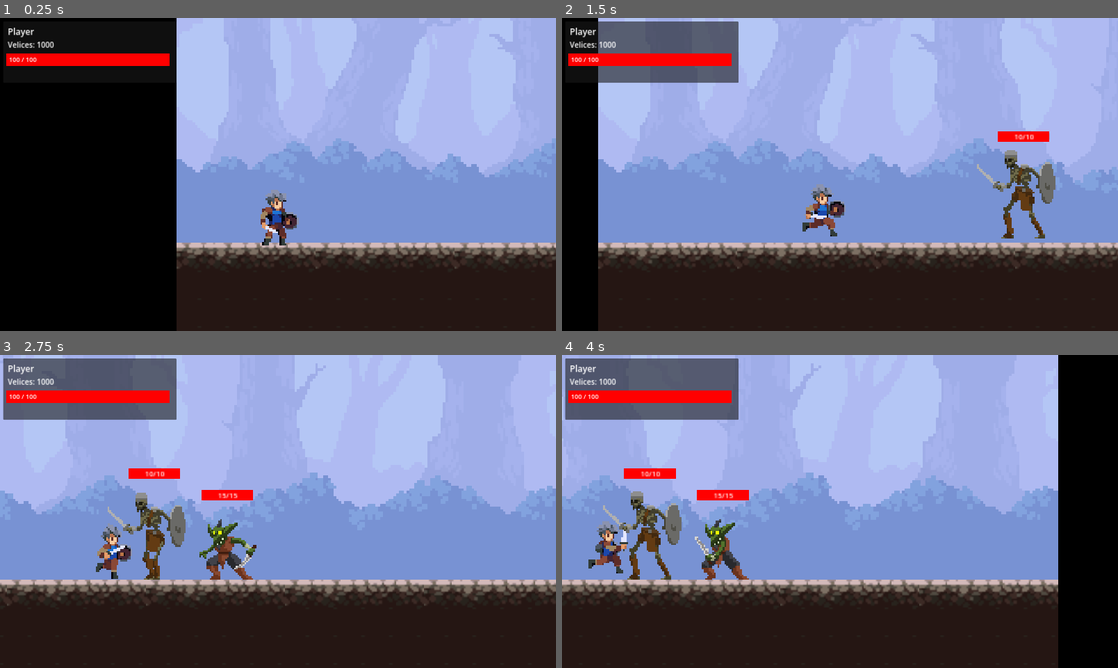
Above: before the commit, frames 1-4 (two rows, left to right).
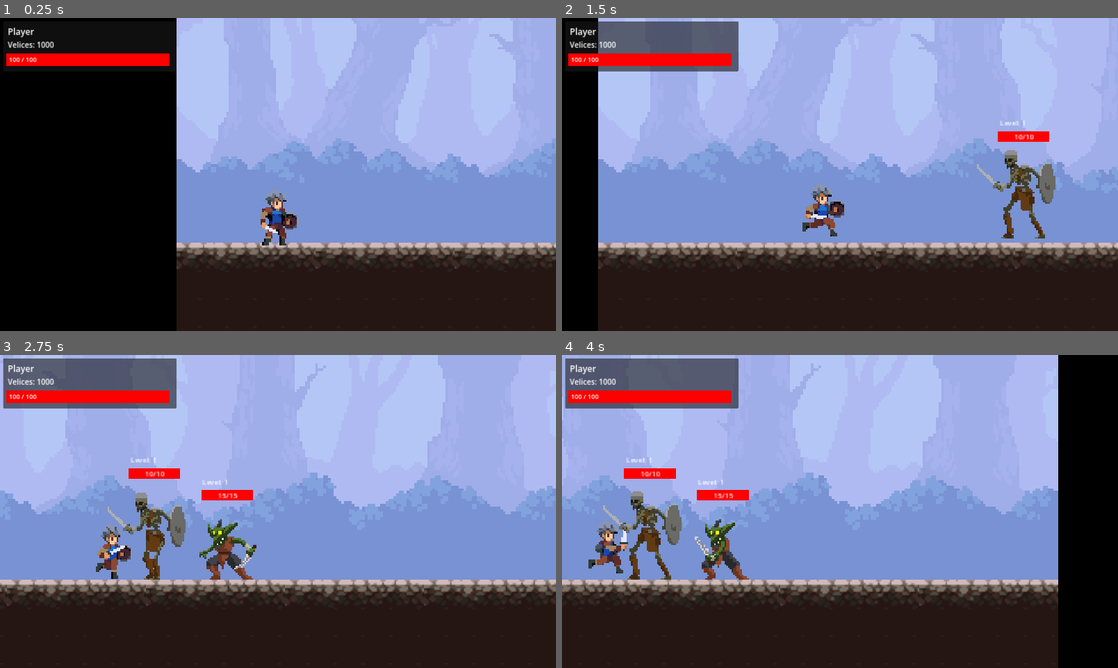
Above: after the commit, the same moments.

Repository: StephenDavid13/Project-T
Game: Godot game, scene res://scenes/main_scenes/level_dungeon.tscn
Two runs of this game, one before a commit and one after it. Both use one fixed random seed, a clock stepped at 60 frames per second and the inputs below. This scene is started directly instead of the project's main scene.
Inputs:
- Up to frame 1 (0.25 s): no input
- Up to frame 2 (1.5 s): hold Right (right) from 0.53 s (still down); tap F (action_use) at 0.6 s; tap G (action_alt) at 1.35 s
- Up to frame 3 (2.75 s): tap F (action_use) at 1.55, 2.1 s; release Right (right) at 2.03 s; hold A (left) from 2.03 s (still down)
- Up to frame 4 (4 s): release A (left) at 2.78 s; hold Right (right) from 2.78 s (still down); tap F (action_use) at 2.85, 3.8 s; tap G (action_alt) at 3.6 s

The runs differ from the first frame. In frame 2, 0.9% of the frame differs, in the area x 6-84%, y 16-35%; in frame 3, 1.2%, in the area x 0-41%, y 16-42%; in frame 4, 1.2%.

Commit message:
Added levels for mobs

Diff:
--- a/scenes/main_scenes/PlayerHUD.gd
+++ b/scenes/main_scenes/PlayerHUD.gd
@@ -4,14 +4,14 @@
 @onready var health_label = $Panel/HealthProgressBar/HealthLabel
 @onready var player_name = $Panel/Name
 @onready var player_exp = $Panel/Velices
-@onready var tower_level = $Panel/TowerLevel
+@onready var tower_level = $Panel2/TowerLevel
 
 func _ready():
 	if GameState.on_tower:
 		tower_level.text = "Tower level: %d" % [GameState.tower_level]
-		tower_level.show()
+		$Panel2.show()
 	else:
-		tower_level.hide()
+		$Panel2.hide()
 
 func update_health(current_health: int, max_health: int):
 	health_bar.max_value = max_health
--- a/scenes/subscenes/enemies/enemy_goblin.tscn
+++ b/scenes/subscenes/enemies/enemy_goblin.tscn
@@ -135,3 +135,10 @@
 offset_top = -91.0
 offset_right = 69.0
 offset_bottom = -51.0
+
+[node name="lvlLabel" type="Label" parent="."]
+offset_left = -57.0
+offset_top = -122.0
+offset_right = 30.0
+offset_bottom = -99.0
+text = "Level:"
--- a/scenes/subscenes/enemies/enemy_skeleton.tscn
+++ b/scenes/subscenes/enemies/enemy_skeleton.tscn
@@ -137,4 +137,11 @@
 offset_right = 56.0
 offset_bottom = -101.0
 
+[node name="lvlLabel" type="Label" parent="."]
+offset_left = -67.0
+offset_top = -173.0
+offset_right = 20.0
+offset_bottom = -150.0
+text = "Level:"
+
 [connection signal="child_exiting_tree" from="." to="." method="_on_child_exiting_tree"]
--- a/scenes/subscenes/main_character/main_character.gd
+++ b/scenes/subscenes/main_character/main_character.gd
@@ -55,7 +55,7 @@
 	else:
 		log_message("%s attacked with %d" % [statsheet.NAME, damage])
 
-	$"../TurnManager".get_frontmost_mob().take_damage(damage)
+	$"../TurnManager".get_target_mob().take_damage(damage)
 
 func _on_defend():
 	did_defend = true
--- a/scenes/subscenes/props/player_hud.tscn
+++ b/scenes/subscenes/props/player_hud.tscn
@@ -13,7 +13,7 @@
 offset_left = 11.0
 offset_top = 12.0
 offset_right = 609.0
-offset_bottom = 224.0
+offset_bottom = 184.0
 
 [node name="Name" type="RichTextLabel" parent="Panel"]
 layout_mode = 2
@@ -57,12 +57,25 @@
 theme_override_font_sizes/font_size = 22
 text = "HEALTH"
 
-[node name="TowerLevel" type="RichTextLabel" parent="Panel"]
+[node name="Panel2" type="Panel" parent="."]
 visible = false
-offset_left = 16.0
-offset_top = 158.0
-offset_right = 580.0
-offset_bottom = 202.0
+layout_mode = 0
+offset_left = 1670.0
+offset_top = 25.0
+offset_right = 1898.0
+offset_bottom = 79.0
+
+[node name="TowerLevel" type="RichTextLabel" parent="Panel2"]
+layout_direction = 3
+layout_mode = 1
+anchors_preset = 1
+anchor_left = 1.0
+anchor_right = 1.0
+offset_left = -214.0
+offset_top = 5.0
+offset_right = -20.0
+offset_bottom = 49.0
+grow_horizontal = 0
 size_flags_vertical = 3
 theme_override_font_sizes/normal_font_size = 26
 text = "Tower Level:"
--- a/scripts/Enemies.gd
+++ b/scripts/Enemies.gd
@@ -3,18 +3,28 @@
 @onready var enemy_animation = $RigidBody2D/AnimatedSprite2D
 @onready var statsheet = $StatsComponent
 @onready var health_bar = $HealthBar
+@onready var level_label = $lvlLabel
 
 @export var default_animation = "default"
 
-var max_health :int
+var max_health : int
 var current_health : int
+var mob_strength : int
+var mob_vitality : int
+var mob_intelligence : int
+var mob_speed : int
+var mob_lvl : int = 1
+
+var rng_generator = RandomNumberGenerator.new()
 
 signal on_dead()
 
 func _ready():
 	# Connect the animation_finished signal
-	max_health = statsheet.VITALITY
-	current_health = statsheet.VITALITY
+	checkTowerLevel()
+	generateMobLvl()
+	max_health = mob_vitality
+	current_health = mob_vitality
 	update_health_bar()
 	enemy_animation.animation_finished.connect(self._on_animation_finished)
 
@@ -31,8 +41,16 @@
 func turn_start():
 	enemy_animation.play("attack")
 	var multiplier = randf_range(0, 2)
-	var damage = floor((statsheet.STRENGTH + randi_range(1, statsheet.STRENGTH / 2)) * multiplier)
+	var damage = floor((mob_strength + randi_range(1, mob_strength / 2)) * multiplier)
 	$"../../TurnManager".char_take_damage(damage)
+
+func generateMobLvl():
+	print(mob_lvl)
+	level_label.text = "Level: %d" % [mob_lvl]
+	mob_strength = statsheet.STRENGTH * mob_lvl
+	mob_vitality = statsheet.VITALITY * mob_lvl
+	mob_intelligence = statsheet.INTELLIGENCE * mob_lvl
+	mob_speed = statsheet.SPEED * mob_lvl
 
 func take_damage(damage: int):
 	current_health -= damage
@@ -43,3 +61,18 @@
 
 func update_health_bar():
 	health_bar.update_health(current_health, max_health)
+
+
+func checkTowerLevel():
+	if GameState.tower_level > 39:
+		mob_lvl = ceil(rng_generator.randi_range(8, 10))
+	elif GameState.tower_level > 29:
+		mob_lvl = ceil(rng_generator.randi_range(5, 8))
+	elif GameState.tower_level > 19:
+		mob_lvl = ceil(rng_generator.randi_range(4, 7))
+	elif GameState.tower_level > 9:
+		mob_lvl = ceil(rng_generator.randi_range(3, 6))
+	elif GameState.tower_level >= 5:
+		mob_lvl = ceil(rng_generator.randi_range(2, 4))
+	elif GameState.tower_level >= 3:
+		mob_lvl = ceil(rng_generator.randi_range(1, 3))
--- a/scripts/GameState.gd
+++ b/scripts/GameState.gd
@@ -11,6 +11,7 @@
 var player_current_health : int
 var player_exp : int
 var tower_level : int = 1
+var highest_tower_level : int = 1
 
 var player_strength : int
 var player_vitality : int
--- a/scripts/GoToNextLevel.gd
+++ b/scripts/GoToNextLevel.gd
@@ -3,6 +3,8 @@
 func _on_body_entered(body):
 	if body.name == "main_char":
 		GameState.tower_level += 1
+		if GameState.tower_level > GameState.highest_tower_level:
+			GameState.highest_tower_level = GameState.tower_level
 		call_deferred("to_the_tower")
 
 func to_the_tower():
--- a/scripts/Shop.gd
+++ b/scripts/Shop.gd
@@ -48,7 +48,6 @@
 		first_button.grab_focus()
 
 func update_stats():
-	print("name: " + GameState.player_name)
 	stats_title.text = "%s's stats" % GameState.player_name
 	stats_strength.text = "Strength: %d" % GameState.player_strength
 	stats_vitality.text = "Vitality: %d" % GameState.player_vitality
--- a/scripts/TurnManager.gd
+++ b/scripts/TurnManager.gd
@@ -47,6 +47,7 @@
 
 	# Track alive characters
 	alive_characters = all_characters.duplicate()
+	print(alive_characters)
 
 	# Clear turn queue and repopulate it with the sorted characters
 	turn_queue.clear()
@@ -138,7 +139,7 @@
 	character_died(player)
 
 
-func get_frontmost_mob():
+func get_target_mob():
 	var player_position = player.position
 	var closest_mob = null
 	var min_distance = INF
--- a/scripts/battle_game_manager.gd
+++ b/scripts/battle_game_manager.gd
@@ -42,18 +42,15 @@
 
 # Randomise monster amount and call randomiseMonsterSpawn() to instantiate their type
 func spawnMonster():
+
 	var spawn_number_rng = rng_generator.randi_range(1, 4)
-	if spawn_number_rng >= 1:
-		randomiseMonsterSpawn(mob1, enemy_spawn_1.position)
-		await get_tree().create_timer(0.1).timeout
-	if spawn_number_rng >= 2:
-		randomiseMonsterSpawn(mob2, enemy_spawn_2.position)
-		await get_tree().create_timer(0.1).timeout
-	if spawn_number_rng >= 3:
-		randomiseMonsterSpawn(mob3, enemy_spawn_3.position)
-		await get_tree().create_timer(0.1).timeout
-	if spawn_number_rng >= 4:
-		randomiseMonsterSpawn(mob4, enemy_spawn_4.position)
+	var mobs = [mob1, mob2, mob3, mob4]
+	var spawn_pos = [enemy_spawn_1.position, enemy_spawn_2.position, enemy_spawn_3.position, enemy_spawn_4.position]
+
+	for i in range(spawn_number_rng):
+		randomiseMonsterSpawn(mobs[i], spawn_pos[i])
+		if i < spawn_number_rng - 1:
+			await get_tree().create_timer(0.1).timeout
 
 # Randomise moonster spawn and instantiate them
 func randomiseMonsterSpawn(mob, spawn_position):
